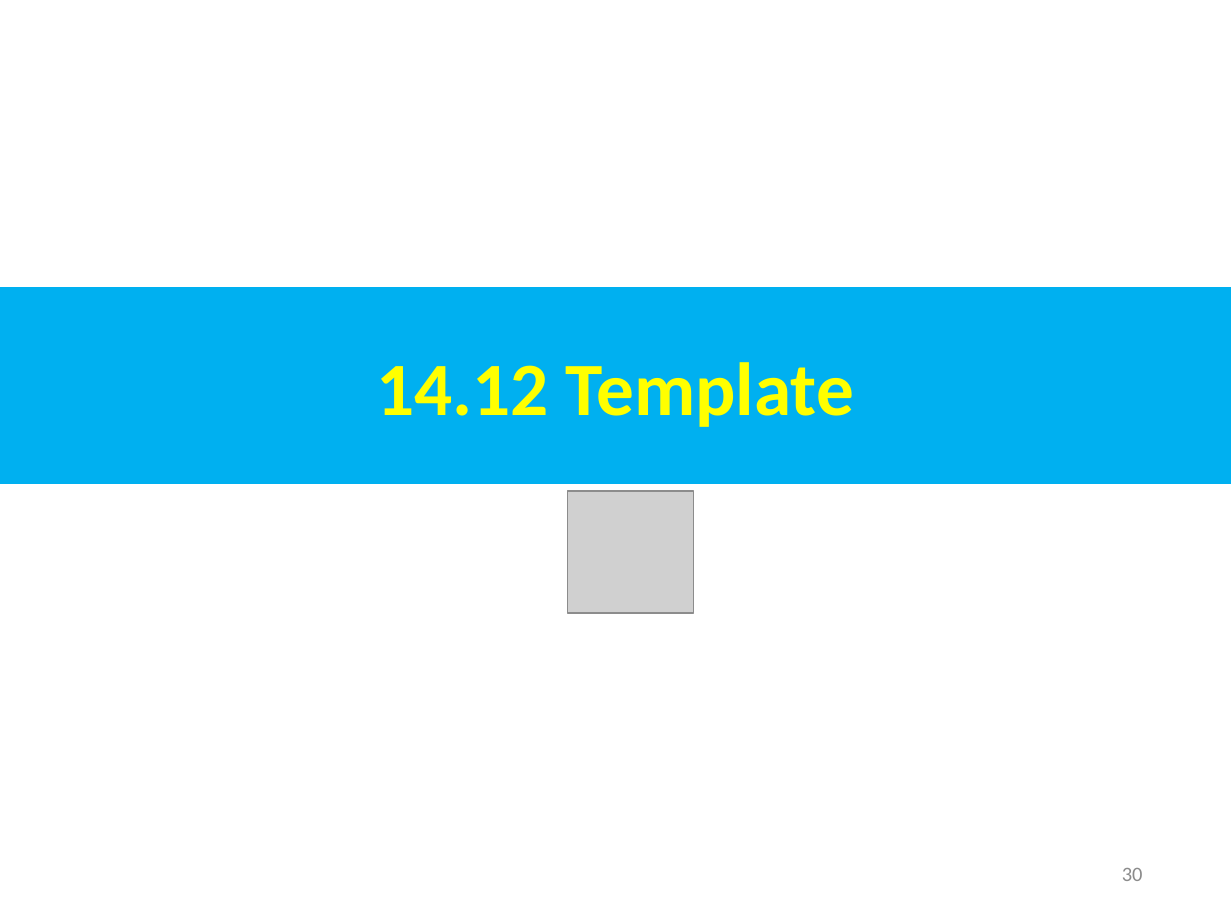
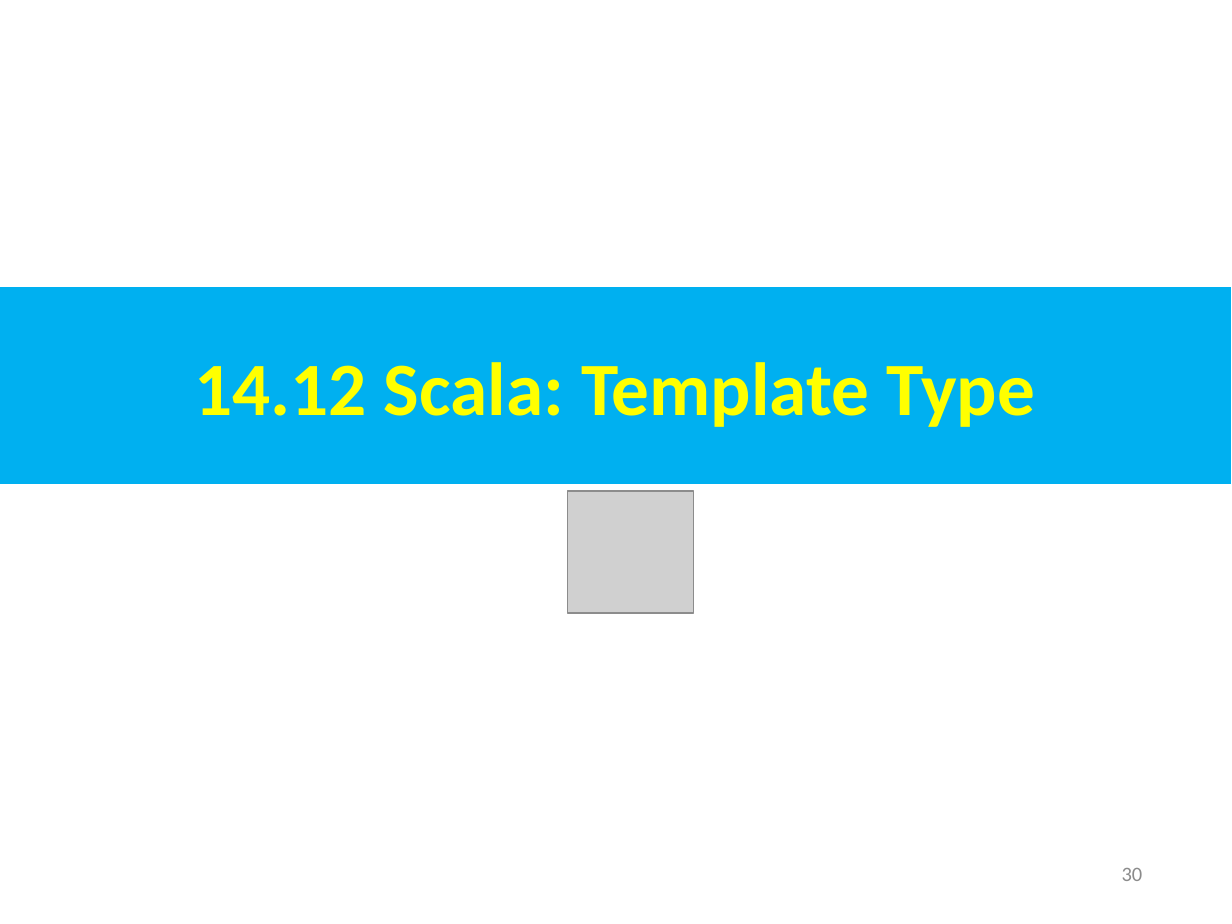
Before and after one commit to peterhchen/AIU_CS800_Chisel, a slide deck: slide 30 of 500_UCSC_HWD/014_Inherit/000_Video/014.Inherit.ppt. Drawn at 1232x924 pixels with LibreOffice and Linux fonts; fonts in the diff are those of the drawing; grey boxes stand for pictures. Boxes give left, top, right and bottom in pixels: in the first picture for what was removed or moved away, otherwise in the second. Text is boxed around its words. In the diff, an @@ line names an element or a change of style, - is before the commit and + after.

```diff
--- a/500_UCSC_HWD/014_Inherit/000_Video/014.Inherit.ppt
+++ b/500_UCSC_HWD/014_Inherit/000_Video/014.Inherit.ppt
@@ text in rectangle at box(194, 362, 1035, 427): text changed @@
-14.12 Template
+14.12 Scala: Template Type
```
Also in this commit, not shown: 3 other slides changed, 14 slides added, 1 slide removed.
